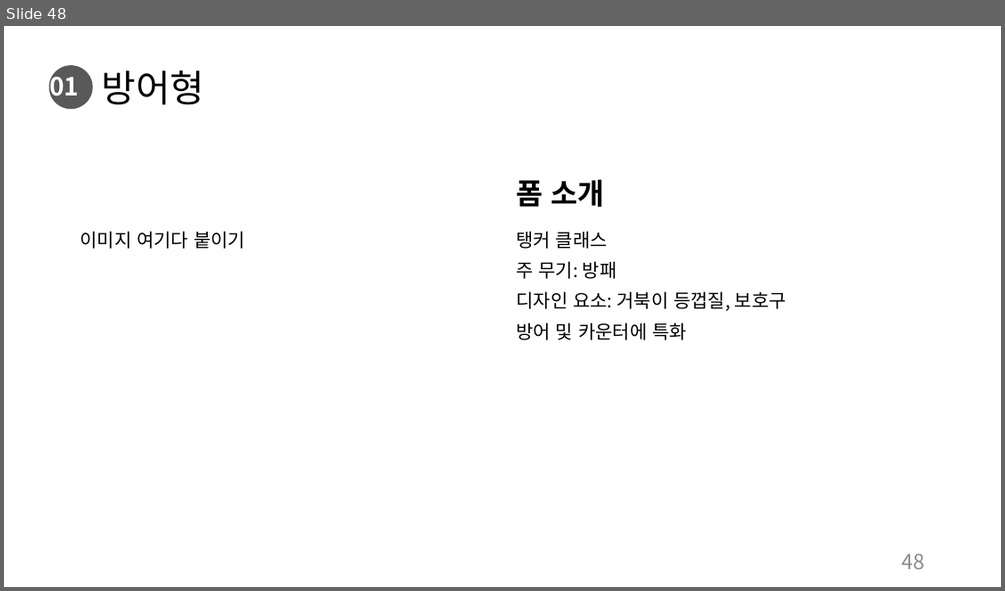
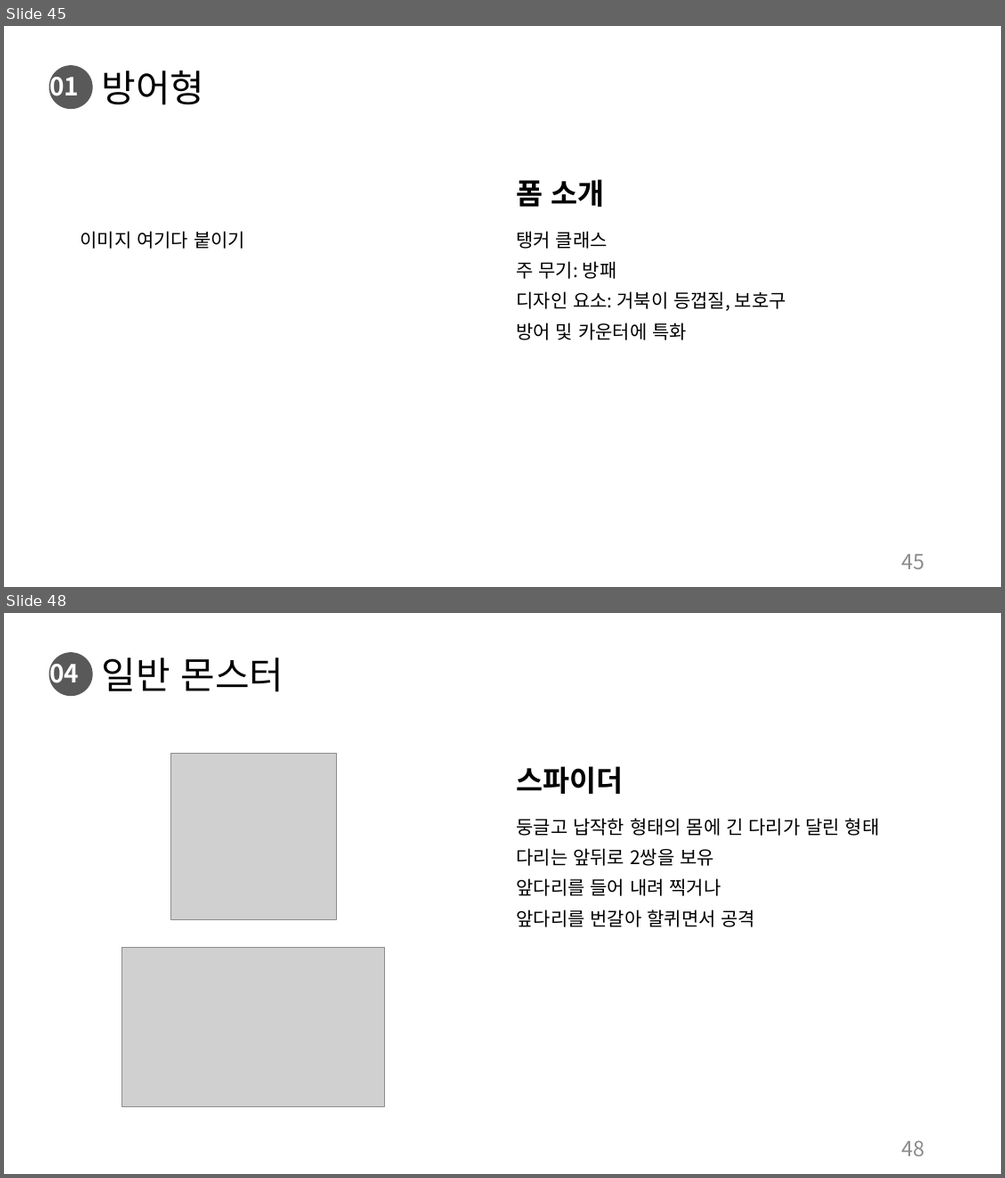
Before and after one commit to charobe/HDB, a slide deck: 조영욱/하자 드 바이오.pptx. Shown one above the other, each under a label of ours: slide 48 before the commit, slides 45 and 48 after it; the slides between them are not shown. The pictures are 1005x591 and 1005x1178 pixels, drawn with LibreOffice and Linux fonts; fonts in the diff are those of the drawing; grey boxes stand for pictures. Boxes give left, top, right and bottom in pixels: in the first picture for what was removed or moved away, otherwise in the second. Text is boxed around its words. In the diff, an @@ line names an element or a change of style, - is before the commit and + after.

```diff
--- a/조영욱/하자 드 바이오.pptx
+++ b/조영욱/하자 드 바이오.pptx
@@ slide 48 added at [4, 613, 1001, 1174], background #FFFFFF; not listed: 1 template element that a slide beside it also shows @@
@@ text added at [49, 657, 79, 690], 24 pt, text #FFFFFF, bold @@
+04
@@ title added at [102, 657, 284, 692], 36 pt, text #000000 @@
+일반 몬스터
@@ picture added at [170, 754, 337, 919] @@
@@ text added at [516, 766, 623, 794], 28 pt, text #000000, bold @@
+스파이더
@@ text added at [516, 818, 880, 927], 18 pt, text #000000 @@
+둥글고 납작한 형태의 몸에 긴 다리가 달린 형태
+다리는 앞뒤로 2쌍을 보유
+앞다리를 들어 내려 찍거나
+앞다리를 번갈아 할퀴면서 공격
@@ picture added at [122, 948, 385, 1107] @@
@@ page number added at [902, 1141, 925, 1156], 20 pt, text #8C8C8C @@
+48
@@ what was slide 48 is now slide 45 @@
@@ page number at [902, 554, 925, 569]: text changed @@
-48
+45
```
Also in this commit, not shown: 4 slides changed, 6 other slides added.
